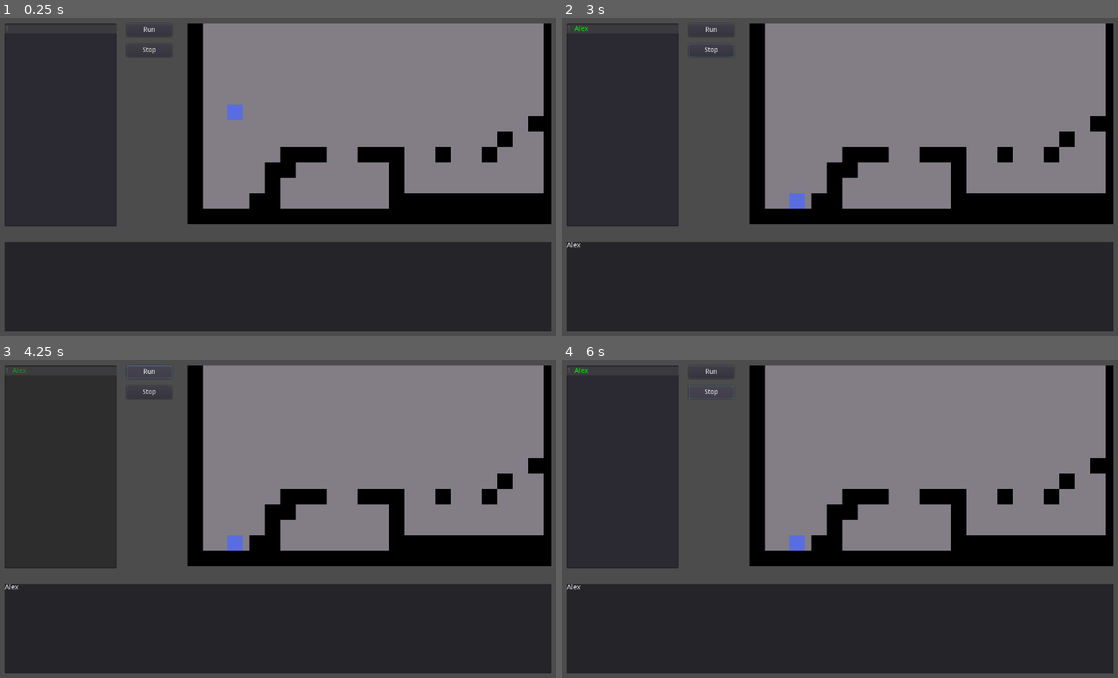
Above: before the commit, frames 1-4 (two rows, left to right).
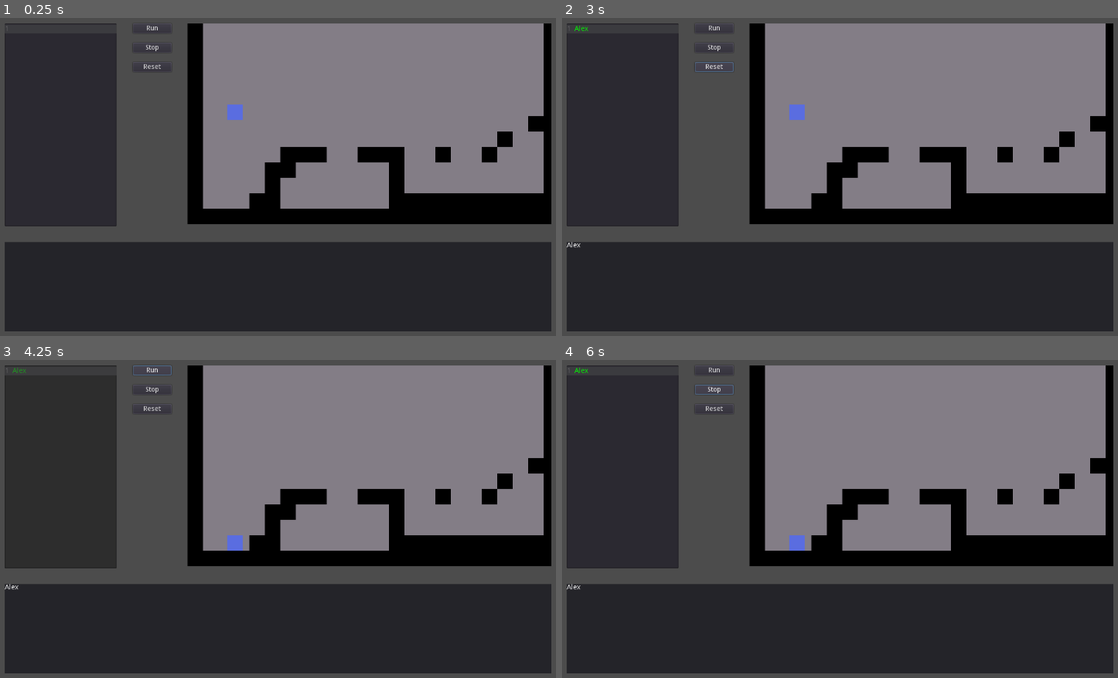
Above: after the commit, the same moments.

Repository: salihfc/code-runner
Game: Godot game, scene res://Main.tscn
The game is run twice, just before and just after one commit, with the same random seed, the same clock (stepped at 60 frames per second) and the same inputs.
Inputs (mouse positions are in pixels of both pictures, inside the frame that each line leads up to):
- Up to frame 1 (0.25 s): no input
- Up to frame 2 (3 s): click (623, 126) at 0.52 s; type "Alex" at 0.6 s; click "Run" at 1.25 s; click "Stop" at 2 s; click (712, 65) at 2.75 s, where only the run after the commit has a clickable "Reset"
- Up to frame 3 (4.25 s): click "Run" at 3.5 s
- Up to frame 4 (6 s): click "Stop" at 4.25 s; click "Run" at 5 s; click "Stop" at 5.75 s

The runs differ from the first frame. In frame 1, 0.1% of the frame differs, in the area x 24-31%, y 2-17%; in frame 2, 0.4%, in the area x 22-44%, y 2-60%; in frame 3, 0.2%; in frame 4, 0.2%.

Commit message:
reset button added and JI/JN parsing fixed

Diff:
--- a/Analyzer.gd
+++ b/Analyzer.gd
@@ -140,10 +140,18 @@
 			else:
 				assert(0)
 		"JI", "JN": # Jump If | Jump Not If
+			var line :String= lines[line_number]
+			var first_space = line.find(" ")
+			line = line.right(first_space + 1)
+
+			var last_space = line.rfind(" ")
+			var expression = line.left(last_space)
+			var jump_target = line.right(last_space + 1)
+
+			var evaluation = evaluate_expression(expression)
 			var target_truth_val = (op == "JI")
-			var jump_target = args[2] # [JI] [EXP] [TARGET]
+
 			if !while_binds.has(jump_target) and jump_table.has(jump_target):
-				var evaluation = evaluate_expression(args[1])
 				if bool(evaluation) == target_truth_val:
 					current_line = jump_table[jump_target]
 				else:
@@ -578,3 +586,7 @@
 	get_parent().Game.pause_mode = PAUSE_MODE_STOP
 	processing = false
 #	current_line = 0
+
+
+func _on_Reset_pressed() -> void:
+	_on_Stop_pressed()
--- /dev/null
+++ b/Game.gd
@@ -0,0 +1,15 @@
+extends Node2D
+
+onready var Player = $Player
+var player_start_pos
+
+func _ready() -> void:
+	player_start_pos = Player.global_position
+
+
+func reset_player() -> void:
+	Player.global_position = player_start_pos
+
+
+func _on_Reset_pressed() -> void:
+	reset_player()
--- a/Game.tscn
+++ b/Game.tscn
@@ -1,9 +1,11 @@
-[gd_scene load_steps=3 format=2]
+[gd_scene load_steps=4 format=2]
 
 [ext_resource path="res://Player/Player.tscn" type="PackedScene" id=1]
 [ext_resource path="res://Levels/Level.tscn" type="PackedScene" id=2]
+[ext_resource path="res://Game.gd" type="Script" id=3]
 
 [node name="Game" type="Node2D"]
+script = ExtResource( 3 )
 
 [node name="Level" parent="." instance=ExtResource( 2 )]
 
--- a/Main.tscn
+++ b/Main.tscn
@@ -23,22 +23,38 @@
 "_edit_use_anchors_": false
 }
 
-[node name="Analyze" type="Button" parent="UI"]
-margin_left = 325.73
+[node name="Buttons" type="VBoxContainer" parent="UI"]
+margin_left = 338.984
 margin_top = 42.0
-margin_right = 419.73
-margin_bottom = 69.0
+margin_right = 418.984
+margin_bottom = 298.0
+custom_constants/separation = 20
+__meta__ = {
+"_edit_use_anchors_": false
+}
+
+[node name="Analyze" type="Button" parent="UI/Buttons"]
+margin_right = 80.0
+margin_bottom = 20.0
 text = "Run"
 __meta__ = {
 "_edit_use_anchors_": false
 }
 
-[node name="Stop" type="Button" parent="UI"]
-margin_left = 326.0
-margin_top = 84.0
-margin_right = 420.0
-margin_bottom = 111.0
+[node name="Stop" type="Button" parent="UI/Buttons"]
+margin_top = 40.0
+margin_right = 80.0
+margin_bottom = 60.0
 text = "Stop"
+__meta__ = {
+"_edit_use_anchors_": false
+}
+
+[node name="Reset" type="Button" parent="UI/Buttons"]
+margin_top = 80.0
+margin_right = 80.0
+margin_bottom = 100.0
+text = "Reset"
 __meta__ = {
 "_edit_use_anchors_": false
 }
@@ -120,5 +136,8 @@
 pause_mode = 1
 [connection signal="tree_exiting" from="." to="." method="_on_Main_tree_exiting"]
 [connection signal="timeout" from="SaveTimer" to="." method="_on_SaveTimer_timeout"]
-[connection signal="pressed" from="UI/Analyze" to="Analyzer" method="_on_Analyze_pressed"]
-[connection signal="pressed" from="UI/Stop" to="Analyzer" method="_on_Stop_pressed"]
+[connection signal="pressed" from="UI/Buttons/Analyze" to="Analyzer" method="_on_Analyze_pressed"]
+[connection signal="pressed" from="UI/Buttons/Stop" to="Analyzer" method="_on_Stop_pressed"]
+[connection signal="pressed" from="UI/Buttons/Reset" to="UI/TextEdit" method="_on_Reset_pressed"]
+[connection signal="pressed" from="UI/Buttons/Reset" to="ViewportContainer/Viewport/Game" method="_on_Reset_pressed"]
+[connection signal="pressed" from="UI/Buttons/Reset" to="Analyzer" method="_on_Reset_pressed"]
--- a/UI/TextEdit.gd
+++ b/UI/TextEdit.gd
@@ -35,3 +35,7 @@
 		add_keyword_color(keyword, keywords[keyword])
 
 	text = SAVE.get_text()
+
+
+func _on_Reset_pressed() -> void:
+	cursor_set_line(0)
